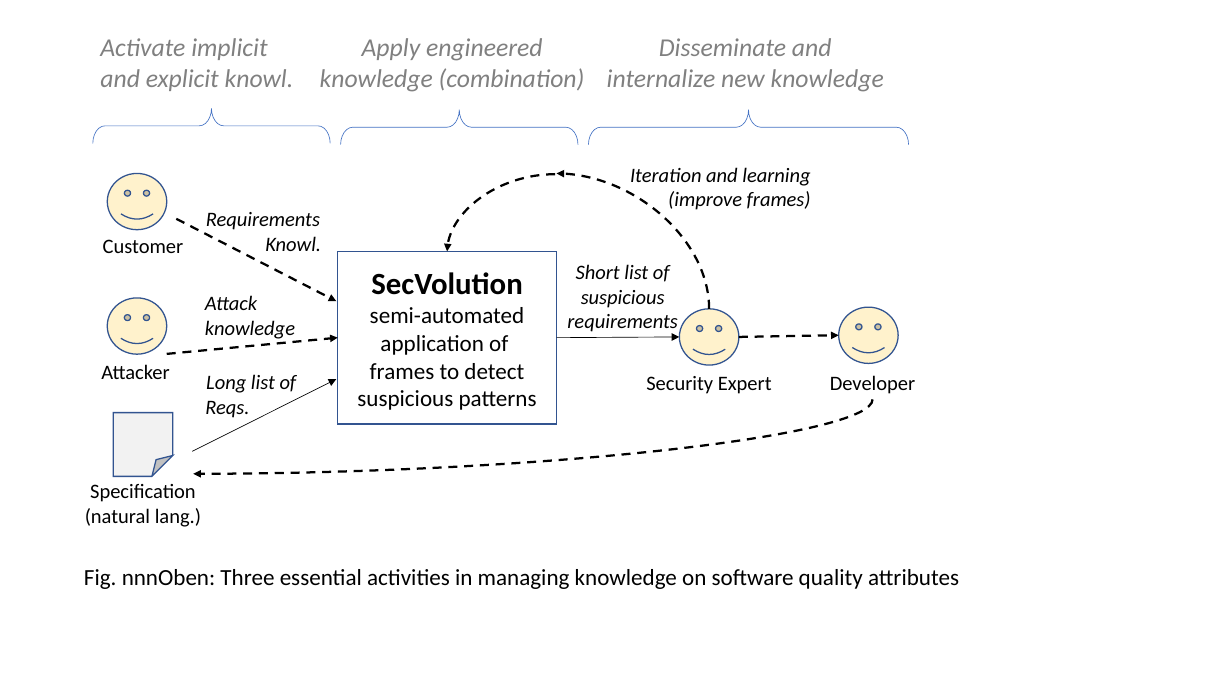
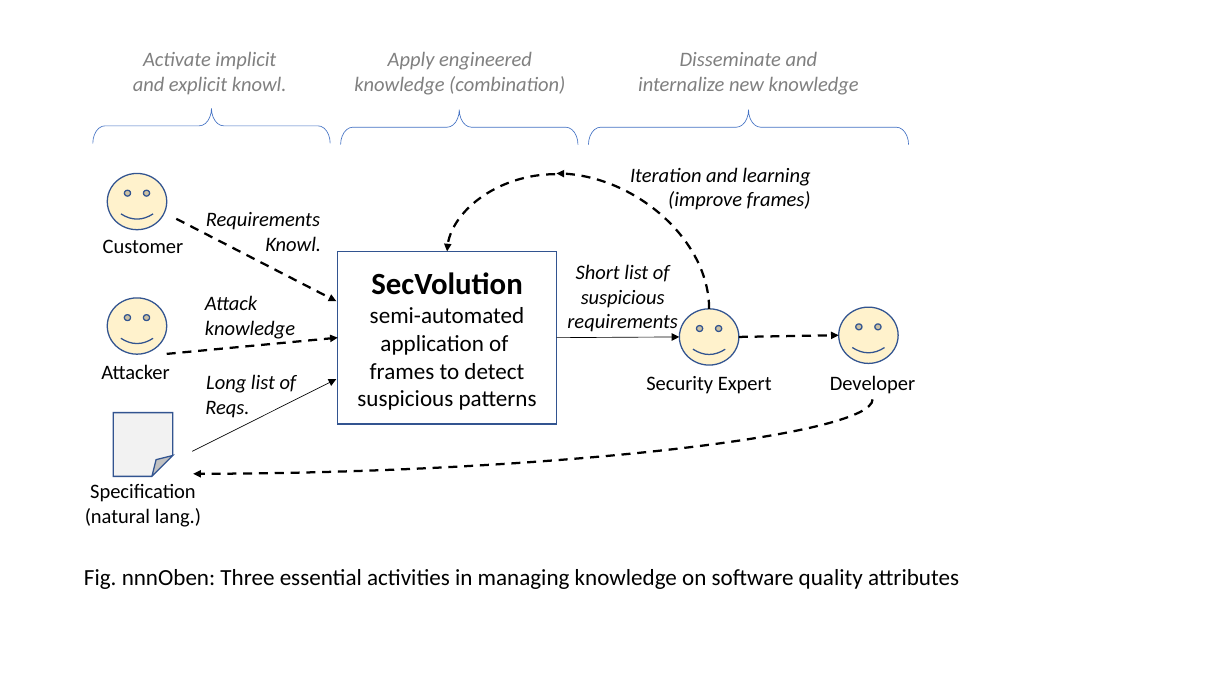
Before and after one commit to oerich/RE17-JIT-as-a-Knowledge-Management-Problem, a slide deck: slide 5 of figs/figs.pptx. Drawn at 1232x693 pixels with LibreOffice and Linux fonts; fonts in the diff are those of the drawing. Boxes give left, top, right and bottom in pixels: in the first picture for what was removed or moved away, otherwise in the second. Text is boxed around its words. In the diff, an @@ line names an element or a change of style, - is before the commit and + after.

```diff
--- a/figs/figs.pptx
+++ b/figs/figs.pptx
@@ text "Activate implicit and explicit knowl." moved from (x1=100, y1=38, x2=294, y2=91) to (x1=133, y1=52, x2=287, y2=94) @@
@@ text "Activate implicit and explicit knowl." at (x1=133, y1=52, x2=287, y2=94): size 20 to 16 pt; alignment left to centre @@
@@ text "Apply engineered knowledge (combination)" at (x1=354, y1=52, x2=565, y2=95): size 20 to 16 pt @@
@@ text "Apply engineered knowledge (combination)" moved from (x1=320, y1=38, x2=585, y2=92) to (x1=354, y1=52, x2=565, y2=95) @@
@@ text "Disseminate and internalize new knowledge" moved from (x1=607, y1=38, x2=884, y2=92) to (x1=638, y1=52, x2=859, y2=95) @@
@@ text "Disseminate and internalize new knowledge" at (x1=638, y1=52, x2=859, y2=95): size 20 to 16 pt @@
```
Also in this commit, not shown: 1 other slide changed, 7 other files.
